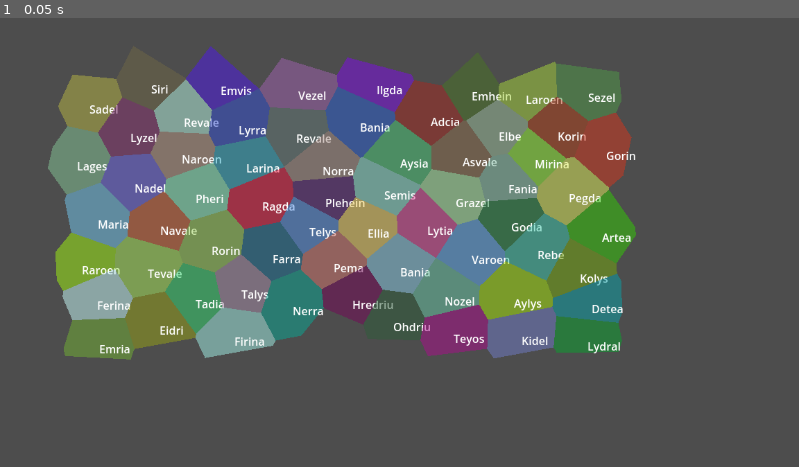
Above: before the commit, frame 1.
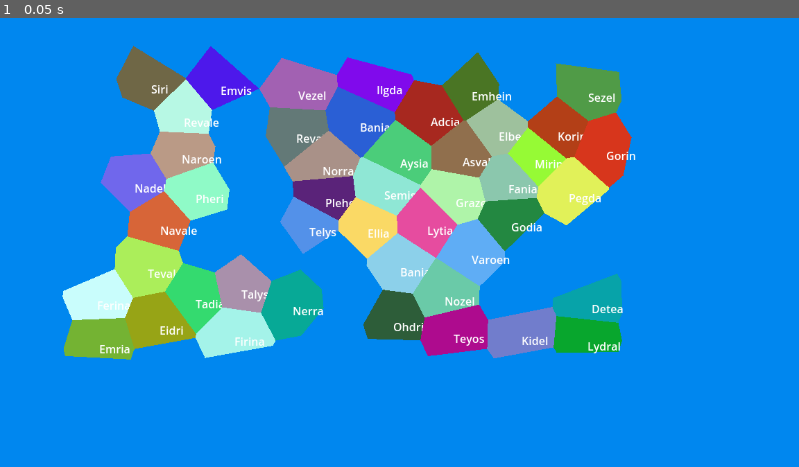
Above: after the commit, the same moment.

Repository: PiotrusWatson/chess-part-two
Game: Godot game, scene res://Worlds/world_map.tscn
Two runs of this game, one before a commit and one after it. Both use one fixed random seed, a clock stepped at 60 frames per second and the inputs below. This scene is started directly instead of the project's main scene.
Inputs:
- Up to frame 1 (0.05 s): no input

The runs differ from the first frame. In frame 1, 96% of the frame differs, in the area x 0-100%, y 0-100%.

Commit message:
water now generated inside areas using perlin! thanks ian

Diff:
--- a/Objects/cities.gd
+++ b/Objects/cities.gd
@@ -4,7 +4,6 @@
 
 var delaunay
 var states
-
 func _init(states, delaunay):
 	self.delaunay = delaunay
 	self.states = states
@@ -12,10 +11,13 @@
 func is_border_of_world(state: CityState):
 	return delaunay.is_border_site(state.get_site())
 
-func decide_which_states_are_empty():
+func decide_which_states_are_empty(noise: FastNoiseLite):
 	for state in states:
 		if is_border_of_world(state):
 			state.decide_state_type(CityState.StateType.NONE)
+		else:
+			var centre = state.get_centre()
+			state.set_height(noise.get_noise_2d(centre.x, centre.y))
 
 func get_visible_states(parent: Node):
 	for state in states:
--- a/Objects/city_state.gd
+++ b/Objects/city_state.gd
@@ -10,13 +10,17 @@
 var neighbours = []
 var type: StateType
 var color: Color
+var height: float
+var threshold
 func get_site():
 	return voronoi_site
 
-func _init(site: Delaunay.VoronoiSite):
+func _init(site: Delaunay.VoronoiSite, threshold):
 	name_generator = NameGenerator.new()
 	voronoi_site = site
+	self.threshold = threshold
 	decide_state_type(StateType.CITY)
+
 
 func is_in_neighbours(site: Delaunay.VoronoiSite):
 	for neighbour_edge in voronoi_site.neighbours:
@@ -58,7 +62,19 @@
 	return polygon
 
 func randomly_generate_color():
-	color = Color(randf_range(0,1),randf_range(0,1),randf_range(0,1),0.5)
+	color = Color(randf_range(0,1),randf_range(0,1),randf_range(0,1),1)
 func randomly_colour_polygon(polygon: Polygon2D) -> Polygon2D:
 	polygon.color = Color(randf_range(0,1),randf_range(0,1),randf_range(0,1),0.5)
 	return polygon
+
+func get_centre():
+	return voronoi_site.center
+
+func set_height(height):
+	self.height = height
+	print(self.height)
+	if is_under_water():
+		decide_state_type(StateType.NONE)
+
+func is_under_water():
+	return height < threshold
--- a/Objects/state_builder.gd
+++ b/Objects/state_builder.gd
@@ -6,15 +6,16 @@
 var distance: float
 var random_flibble: int
 var relax_amount: int
-
+var threshold: float
 var triangles
 var sites
-func _init(_start_point= Vector2(50, 50), _distance = 100, _random_flibble=15, relax_amount = 2):
+func _init(threshold, _start_point= Vector2(50, 50), _distance = 100, _random_flibble=15, relax_amount = 2):
 	delaunay = Delaunay.new()
 	start_point = _start_point
 	distance = _distance
 	random_flibble = _random_flibble
 	self.relax_amount = relax_amount
+	self.threshold = threshold
 
 func generate_zones(zone_numbers = Vector2(10, 10)):
 	for i in range(zone_numbers.x):
@@ -34,7 +35,7 @@
 func build_states():
 	var sites_to_states = {}
 	for site in sites:
-		var current_state = CityState.new(site)
+		var current_state = CityState.new(site, threshold)
 		sites_to_states[site] = current_state
 
 	for state in sites_to_states.values():
--- /dev/null
+++ b/Resources/perlin.tres
@@ -0,0 +1,7 @@
+[gd_resource type="FastNoiseLite" format=3 uid="uid://pwxnpeqo3mcn"]
+
+[resource]
+noise_type = 3
+seed = 2
+frequency = 0.004
+fractal_type = 2
--- a/Worlds/world_map.tscn
+++ b/Worlds/world_map.tscn
@@ -1,8 +1,11 @@
-[gd_scene load_steps=2 format=3 uid="uid://bcho31krxpwj0"]
+[gd_scene load_steps=3 format=3 uid="uid://bcho31krxpwj0"]
 
 [ext_resource type="Script" path="res://blob_builder.gd" id="1_bqs57"]
+[ext_resource type="FastNoiseLite" uid="uid://pwxnpeqo3mcn" path="res://Resources/perlin.tres" id="2_aixtj"]
 
 [node name="WorldMap" type="Node2D"]
 
-[node name="VoronoiGenerator" type="Node2D" parent="."]
+[node name="Node2D" type="Node2D" parent="."]
 script = ExtResource("1_bqs57")
+threshold = 0.4
+noise = ExtResource("2_aixtj")
--- a/blob_builder.gd
+++ b/blob_builder.gd
@@ -1,9 +1,11 @@
 extends Node2D
 var state_builder: StateBuilder
 @export var distance_modifier = 2
+@export var threshold = 0.01
+@export var noise: FastNoiseLite
 func _ready():
-	state_builder = StateBuilder.new()
+	state_builder = StateBuilder.new(threshold)
 	state_builder.generate_zones()
 	var states = state_builder.build_states()
-	states.decide_which_states_are_empty()
+	states.decide_which_states_are_empty(noise)
 	states.get_visible_states(self)
--- a/project.godot
+++ b/project.godot
@@ -45,3 +45,7 @@
 "events": [Object(InputEventKey,"resource_local_to_scene":false,"resource_name":"","device":-1,"window_id":0,"alt_pressed":false,"shift_pressed":false,"ctrl_pressed":false,"meta_pressed":false,"pressed":false,"keycode":0,"physical_keycode":83,"key_label":0,"unicode":115,"echo":false,"script":null)
 ]
 }
+
+[rendering]
+
+environment/defaults/default_clear_color=Color(0, 0.529412, 0.937255, 1)
